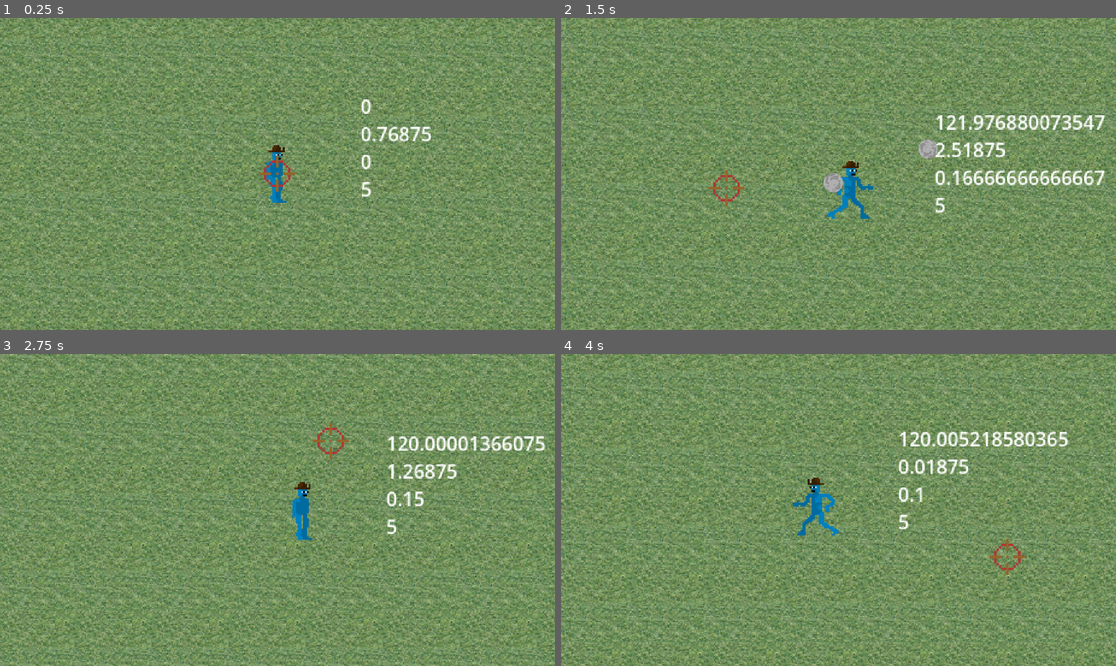
Above: before the commit, frames 1-4 (two rows, left to right).
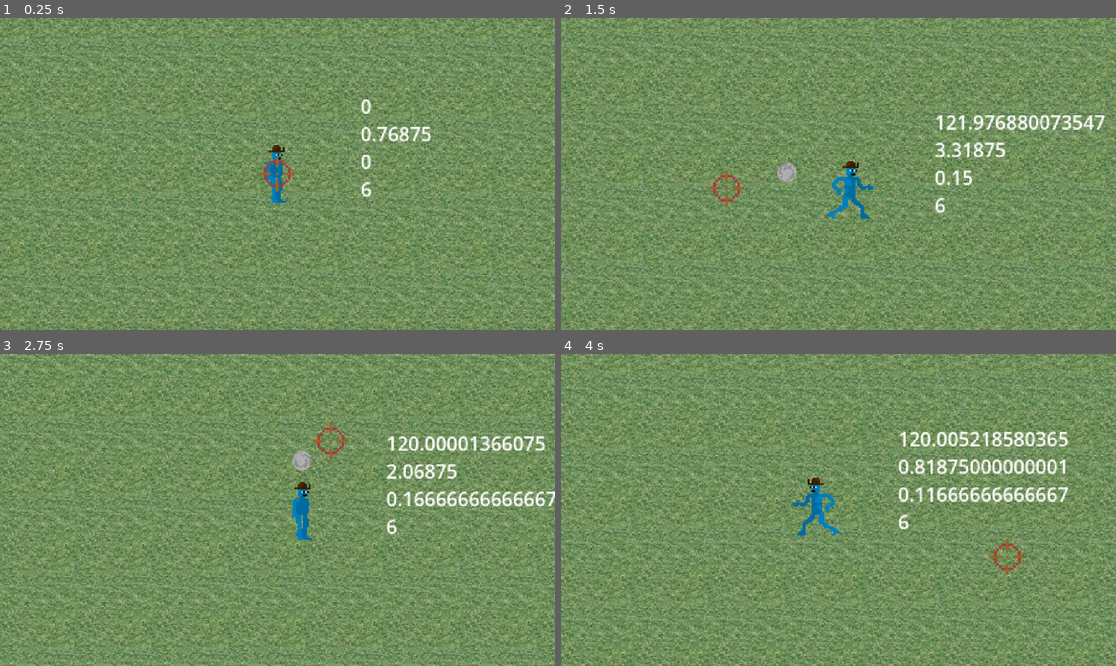
Above: after the commit, the same moments.

Repository: rtxdr/knakiparty
Game: Godot game, scene res://scenes/game.tscn
The game is run twice, just before and just after one commit, with the same random seed, the same clock (stepped at 60 frames per second) and the same inputs. The project has no main scene, so this scene is started directly.
Inputs (mouse positions are in pixels of both pictures, inside the frame that each line leads up to):
- Up to frame 1 (0.25 s): no input
- Up to frame 2 (1.5 s): tap Enter at 0.5 s; move the mouse to (960, 158) at 0.52 s; hold D (move_right) 0.53-1.28 s; move the mouse to (727, 189) at 1.27 s; hold S (move_down) from 1.28 s (still down)
- Up to frame 3 (2.75 s): move the mouse to (333, 441) at 2.02 s; release S (move_down) at 2.03 s; hold D (move_right) from 2.03 s (still down)
- Up to frame 4 (4 s): move the mouse to (810, 572) at 2.77 s; release D (move_right) at 2.78 s; hold W (move_up) 2.78-3.53 s; move the mouse to (1005, 556) at 3.52 s; hold A (move_left) from 3.53 s (still down)

The runs differ from the first frame. In frame 1, less than 0.1% of the frame differs, in the area x 64-78%, y 34-58%; in frame 2, 1.3%, in the area x 38-98%, y 38-63%; in frame 3, 1.0%; in frame 4, 1.3%.

Commit message:
stats for player and rock update

Diff:
--- a/scenes/game.tscn
+++ b/scenes/game.tscn
@@ -23,3 +23,5 @@
 [node name="player" parent="." instance=ExtResource("2_lunxl")]
 position = Vector2(593, 432)
 SPEEDMULT = 1
+shootspeed = 0.3
+clipsize = 6
